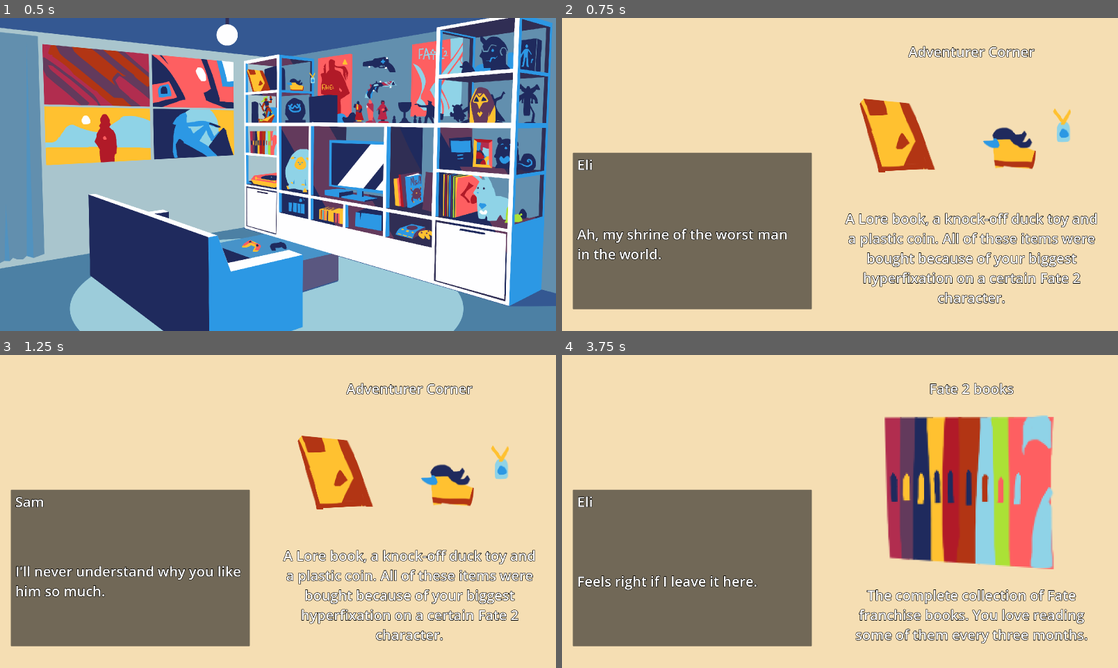
Above: before the commit, frames 1-4 (two rows, left to right).
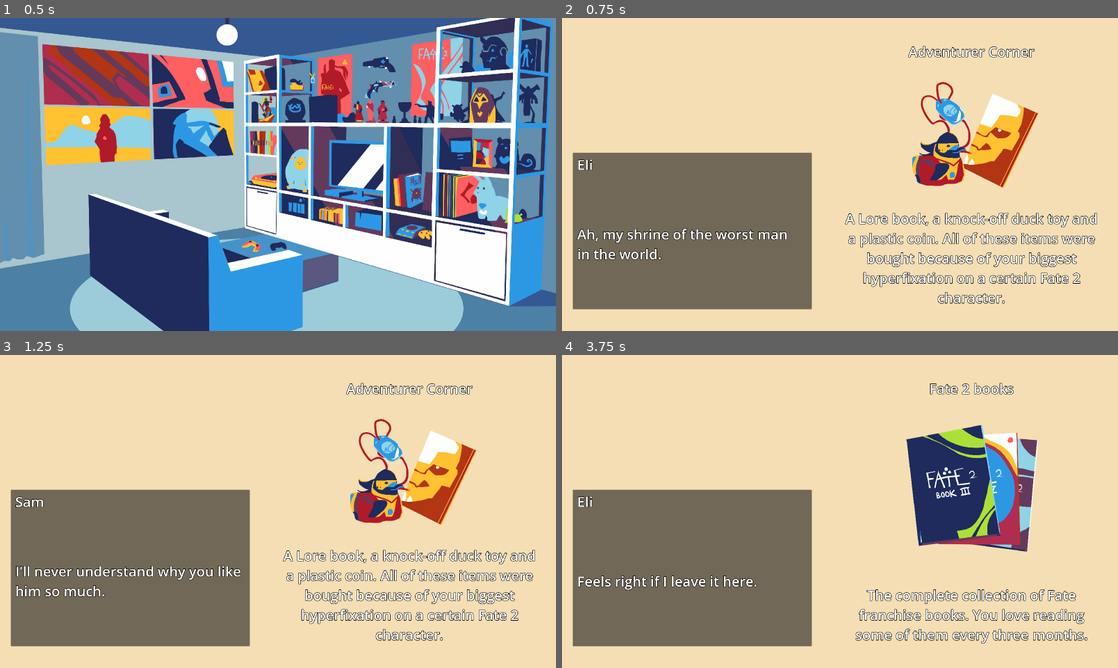
Above: after the commit, the same moments.

Repository: milana-94888u/by-the-shelf
Game: Godot game, scene res://src/scenes/room/room.tscn
Two runs of this game, one before a commit and one after it. Both use one fixed random seed, a clock stepped at 60 frames per second and the inputs below.
Inputs (mouse positions are in pixels of both pictures, inside the frame that each line leads up to):
- Up to frame 1 (0.5 s): no input
- Up to frame 2 (0.75 s): tap Enter (ui_accept) at 0.5 s; move the mouse to (845, 80) at 0.52 s; click (845, 80) at 0.67 s
- Up to frame 3 (1.25 s): tap Enter (ui_accept) at 0.77 s
- Up to frame 4 (3.75 s): tap Enter (ui_accept) at 1.25, 1.52, 2, 3.5 s; move the mouse to (701, 448) at 1.27 s; click (701, 448) at 1.42 s; move the mouse to (828, 448) at 2.02 s; click (828, 448) at 2.17 s; click "'...take it.'" at 2.75 s; move the mouse to (828, 480) at 3.52 s; click (828, 480) at 3.67 s

Frame 1 is identical in both runs. In frame 2, 6.3% of the frame differs, in the area x 53-92%, y 20-55%; in frame 3, 6.3%; in frame 4, 13%, in the area x 58-89%, y 19-69%.

Commit message:
Added close up items

Diff:
--- a/src/scenes/room/room.tscn
+++ b/src/scenes/room/room.tscn
@@ -1,8 +1,9 @@
-[gd_scene load_steps=180 format=3 uid="uid://cx8gwlfthou1c"]
+[gd_scene load_steps=194 format=3 uid="uid://cx8gwlfthou1c"]
 
 [ext_resource type="PackedScene" uid="uid://dk57ntjj2h1ug" path="res://src/scenes/items/item.tscn" id="1_7pd75"]
 [ext_resource type="Texture2D" uid="uid://dqxvhrtnhn7xv" path="res://assets/sprites/room/front shelf.png" id="1_d3g6v"]
 [ext_resource type="Texture2D" uid="uid://d1pqmje4mbey5" path="res://assets/sprites/room/background.png" id="2_4iqde"]
+[ext_resource type="Texture2D" uid="uid://dmhyogaxxsmg6" path="res://assets/sprites/items_closeup/A stuff.png" id="4_cphh5"]
 [ext_resource type="Shader" path="res://src/scenes/items/item_outline.gdshader" id="4_sgcbm"]
 [ext_resource type="Texture2D" uid="uid://bung5hx8myuo5" path="res://assets/sprites/room/Adventurer corner.png" id="5_sc0h6"]
 [ext_resource type="Texture2D" uid="uid://buy0qvaws43oo" path="res://assets/sprites/room/Posters.png" id="6_lrpvm"]
@@ -15,17 +16,30 @@
 [ext_resource type="Script" path="res://src/resources/dialog/dialog_question.gd" id="9_68q71"]
 [ext_resource type="Texture2D" uid="uid://b5rqdax38t8bu" path="res://assets/sprites/room/Record player.png" id="9_n08t4"]
 [ext_resource type="Texture2D" uid="uid://ujqc1gkhutlc" path="res://assets/sprites/room/Egg plushie.png" id="10_y88no"]
+[ext_resource type="Texture2D" uid="uid://bctrhjrk1cqts" path="res://assets/sprites/items_closeup/Posters from the wall.png" id="11_00dxd"]
 [ext_resource type="Texture2D" uid="uid://oqms50nxqnin" path="res://assets/sprites/room/Playbox games.png" id="11_psmt1"]
 [ext_resource type="Texture2D" uid="uid://dm2ujbh3ccd7v" path="res://assets/sprites/room/Adventurer figure.png" id="12_tpie6"]
 [ext_resource type="Texture2D" uid="uid://b3gy6wo24vnm" path="res://assets/sprites/room/Friend and Miss Ern figure.png" id="13_6mbf6"]
+[ext_resource type="Texture2D" uid="uid://cq8tjfioeecvm" path="res://assets/sprites/items_closeup/garbage princess.png" id="13_oomci"]
 [ext_resource type="Texture2D" uid="uid://dt21lea08oqs" path="res://assets/sprites/room/Gun from Fate 2.png" id="14_mv2g4"]
+[ext_resource type="Texture2D" uid="uid://bhy5hwbw1yjho" path="res://assets/sprites/items_closeup/Fate books.png" id="15_ib0ig"]
 [ext_resource type="Texture2D" uid="uid://hlpiu72yl4mo" path="res://assets/sprites/room/MnM books.png" id="15_ngvu6"]
 [ext_resource type="Texture2D" uid="uid://bi6nsfdiniw6o" path="res://assets/sprites/room/Eli's gamepad.png" id="16_7myrp"]
 [ext_resource type="Texture2D" uid="uid://caic47vjfcseb" path="res://assets/sprites/room/Eli and Sam photo.png" id="17_hoqgi"]
+[ext_resource type="Texture2D" uid="uid://v04af8ms0at" path="res://assets/sprites/items_closeup/player.png" id="17_q7omi"]
 [ext_resource type="Texture2D" uid="uid://b5xlxkvsnj21y" path="res://assets/sprites/room/Lamas.png" id="18_8pda0"]
+[ext_resource type="Texture2D" uid="uid://biig3j0gjn35c" path="res://assets/sprites/items_closeup/egg.png" id="19_lr7qi"]
 [ext_resource type="Texture2D" uid="uid://6a7rcisyqrbj" path="res://assets/sprites/room/Old Playbox.png" id="19_ly18v"]
 [ext_resource type="Texture2D" uid="uid://dmlr5wx3nqsrd" path="res://assets/sprites/room/Reap Owl plushy.png" id="20_xnot1"]
+[ext_resource type="Texture2D" uid="uid://btpgk7181njwl" path="res://assets/sprites/items_closeup/disks.png" id="21_jk7ai"]
 [ext_resource type="Texture2D" uid="uid://duuebwwefhpvg" path="res://assets/sprites/room/Records.png" id="21_qdteu"]
+[ext_resource type="Texture2D" uid="uid://cndxrxrmn5t7h" path="res://assets/sprites/items_closeup/figure drifter.png" id="23_thq7q"]
+[ext_resource type="Texture2D" uid="uid://chmx2h0rhic0g" path="res://assets/sprites/items_closeup/2 Figures.png" id="25_41glf"]
+[ext_resource type="Texture2D" uid="uid://beorx8emjkxe" path="res://assets/sprites/items_closeup/Gun.png" id="27_jir66"]
+[ext_resource type="Texture2D" uid="uid://uuua0pmfk41t" path="res://assets/sprites/items_closeup/gamepad.png" id="30_0gl3g"]
+[ext_resource type="Texture2D" uid="uid://cqmytrvydfac0" path="res://assets/sprites/items_closeup/photo.png" id="32_xndeo"]
+[ext_resource type="Texture2D" uid="uid://b2c06h3u5x1m5" path="res://assets/sprites/items_closeup/lama 2.png" id="35_jg0qs"]
+[ext_resource type="Texture2D" uid="uid://duwucfj36e2x3" path="res://assets/sprites/items_closeup/reap.png" id="38_qcrmu"]
 
 [sub_resource type="ShaderMaterial" id="ShaderMaterial_48th4"]
 resource_local_to_scene = true
@@ -42,6 +56,7 @@
 [sub_resource type="Resource" id="Resource_o7j4t"]
 script = ExtResource("6_tp2ly")
 item_texture = ExtResource("5_sc0h6")
+item_closeup_texture = ExtResource("4_cphh5")
 item_collision = SubResource("RectangleShape2D_40afx")
 item_name = "Adventurer Сorner"
 item_description = "A Lore book, a knock-off duck toy and a plastic coin. All of these items were bought because of your biggest hyperfixation on a certain Fate 2 character."
@@ -155,6 +170,7 @@
 [sub_resource type="Resource" id="Resource_sibmd"]
 script = ExtResource("6_tp2ly")
 item_texture = ExtResource("6_lrpvm")
+item_closeup_texture = ExtResource("11_00dxd")
 item_collision = SubResource("RectangleShape2D_rkwml")
 item_name = "Posters"
 item_description = "Posters for different games. For some reason you can't remove one of them from the wall."
@@ -288,6 +304,7 @@
 [sub_resource type="Resource" id="Resource_e7uvp"]
 script = ExtResource("6_tp2ly")
 item_texture = ExtResource("7_ce804")
+item_closeup_texture = ExtResource("13_oomci")
 item_collision = SubResource("RectangleShape2D_ci267")
 item_name = "Garbage Princess"
 item_description = "This is the most expensive statue you own. Sometimes, you both regret it."
@@ -396,6 +413,7 @@
 [sub_resource type="Resource" id="Resource_gfsrv"]
 script = ExtResource("6_tp2ly")
 item_texture = ExtResource("8_6gm1l")
+item_closeup_texture = ExtResource("15_ib0ig")
 item_collision = SubResource("RectangleShape2D_75mc7")
 item_name = "Fate 2 books"
 item_description = "The complete collection of Fate franchise books. You love reading some of them every three months."
@@ -474,6 +492,7 @@
 [sub_resource type="Resource" id="Resource_4p65n"]
 script = ExtResource("6_tp2ly")
 item_texture = ExtResource("9_n08t4")
+item_closeup_texture = ExtResource("17_q7omi")
 item_collision = SubResource("RectangleShape2D_dycvq")
 item_name = "Record Player"
 item_description = "Someone very special for both of you gave this to you, Eli. Whatever song plays on this device, it always feels bittersweet."
@@ -573,6 +592,7 @@
 [sub_resource type="Resource" id="Resource_2wjah"]
 script = ExtResource("6_tp2ly")
 item_texture = ExtResource("10_y88no")
+item_closeup_texture = ExtResource("19_lr7qi")
 item_collision = SubResource("CapsuleShape2D_6b5fw")
 item_name = "Egg Plushy"
 item_description = "It was an honor to win this plushie and put him here. Where he's oh, so cozy."
@@ -706,6 +726,7 @@
 [sub_resource type="Resource" id="Resource_58jol"]
 script = ExtResource("6_tp2ly")
 item_texture = ExtResource("11_psmt1")
+item_closeup_texture = ExtResource("21_jk7ai")
 item_collision = SubResource("RectangleShape2D_hqk10")
 item_name = "Playbox Games"
 item_description = ""
@@ -725,6 +746,7 @@
 [sub_resource type="Resource" id="Resource_h8g84"]
 script = ExtResource("6_tp2ly")
 item_texture = ExtResource("12_tpie6")
+item_closeup_texture = ExtResource("23_thq7q")
 item_collision = SubResource("RectangleShape2D_qc1vl")
 item_name = "Adventurer Figure"
 item_description = ""
@@ -744,6 +766,7 @@
 [sub_resource type="Resource" id="Resource_a5fns"]
 script = ExtResource("6_tp2ly")
 item_texture = ExtResource("13_6mbf6")
+item_closeup_texture = ExtResource("25_41glf")
 item_collision = SubResource("RectangleShape2D_dkhbe")
 item_name = "Friend and Miss Ern figures"
 item_description = ""
@@ -763,6 +786,7 @@
 [sub_resource type="Resource" id="Resource_jm2j8"]
 script = ExtResource("6_tp2ly")
 item_texture = ExtResource("14_mv2g4")
+item_closeup_texture = ExtResource("27_jir66")
 item_collision = SubResource("RectangleShape2D_637ij")
 item_name = "Fate 2 Gun"
 item_description = ""
@@ -801,6 +825,7 @@
 [sub_resource type="Resource" id="Resource_vdm7d"]
 script = ExtResource("6_tp2ly")
 item_texture = ExtResource("16_7myrp")
+item_closeup_texture = ExtResource("30_0gl3g")
 item_collision = SubResource("CircleShape2D_ghd3f")
 item_name = "Eli's Gamepad"
 item_description = ""
@@ -820,6 +845,7 @@
 [sub_resource type="Resource" id="Resource_os8a6"]
 script = ExtResource("6_tp2ly")
 item_texture = ExtResource("17_hoqgi")
+item_closeup_texture = ExtResource("32_xndeo")
 item_collision = SubResource("RectangleShape2D_div70")
 item_name = "Eli and Sam photo"
 item_description = ""
@@ -858,6 +884,7 @@
 [sub_resource type="Resource" id="Resource_y31hn"]
 script = ExtResource("6_tp2ly")
 item_texture = ExtResource("18_8pda0")
+item_closeup_texture = ExtResource("35_jg0qs")
 item_collision = SubResource("RectangleShape2D_h3bfp")
 item_name = "Lama plushies"
 item_description = ""
@@ -896,6 +923,7 @@
 [sub_resource type="Resource" id="Resource_ijyha"]
 script = ExtResource("6_tp2ly")
 item_texture = ExtResource("20_xnot1")
+item_closeup_texture = ExtResource("38_qcrmu")
 item_collision = SubResource("RectangleShape2D_7i28y")
 item_name = "Reap Owl plushy"
 item_description = ""
Binary file added: assets/sprites/items_closeup/2 Figures.png
Not shown, added: assets/sprites/items_closeup/2 Figures.png.import
Binary file added: assets/sprites/items_closeup/A stuff.png
Not shown, added: assets/sprites/items_closeup/A stuff.png.import
Binary file added: assets/sprites/items_closeup/Fate books.png
Not shown, added: assets/sprites/items_closeup/Fate books.png.import
Binary file added: assets/sprites/items_closeup/Gun.png
Not shown, added: assets/sprites/items_closeup/Gun.png.import
Binary file added: assets/sprites/items_closeup/Posters from the wall.png
Not shown, added: assets/sprites/items_closeup/Posters from the wall.png.import
Binary file added: assets/sprites/items_closeup/disks.png
Not shown, added: assets/sprites/items_closeup/disks.png.import
(and 16 more such lines)
